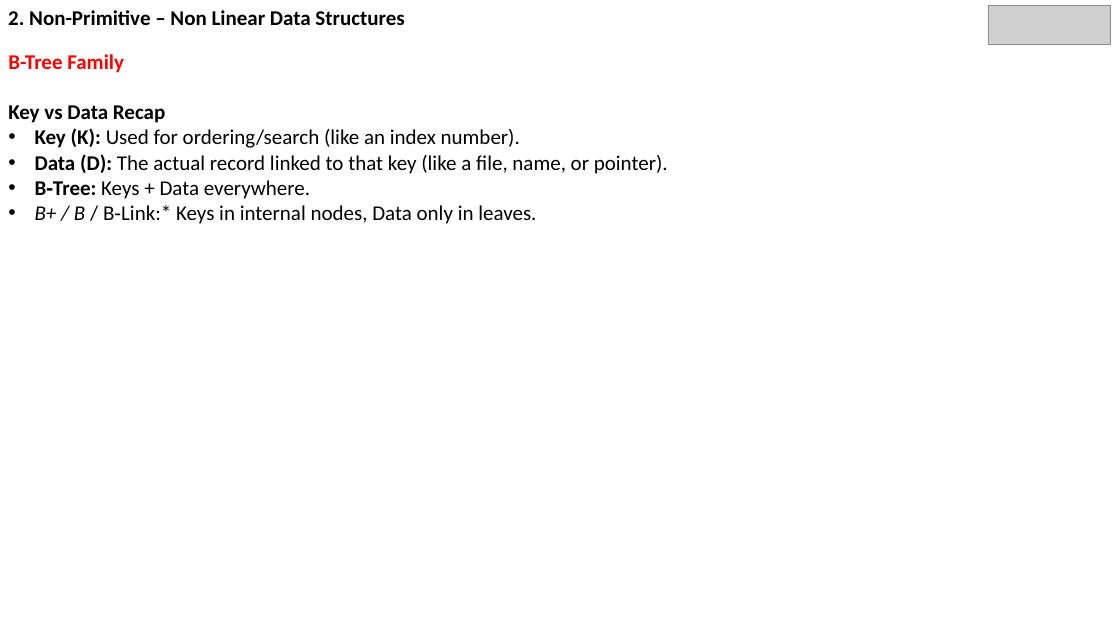
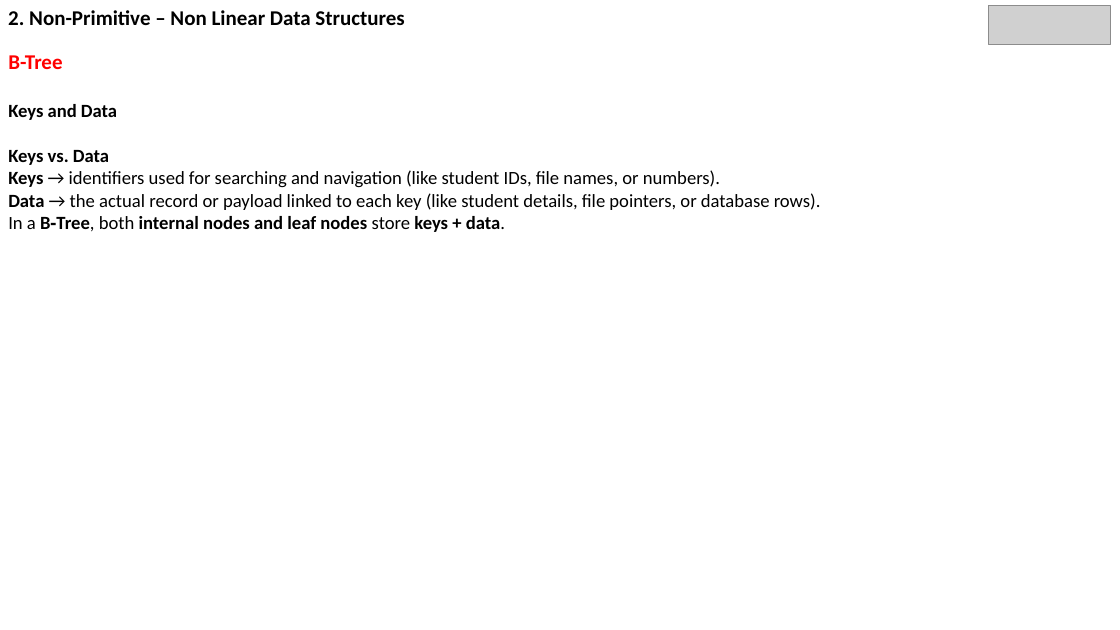
Before and after one commit to SMattaparthi-rgare/Non-Linear-Data-Structures-PPT, a slide deck: slide 7 of DataStructures3.pptx (slide 11 before the commit). Drawn at 1120x630 pixels with LibreOffice and Linux fonts; fonts in the diff are those of the drawing; grey boxes stand for pictures. Boxes give left, top, right and bottom in pixels: in the first picture for what was removed or moved away, otherwise in the second. Text is boxed around its words. In the diff, an @@ line names an element or a change of style, - is before the commit and + after.

```diff
--- a/DataStructures3.pptx
+++ b/DataStructures3.pptx
@@ text at (8, 55, 821, 232): text changed; size 18 to 16 pt @@
-B-Tree Family
-Key vs Data Recap
-• Key (K): Used for ordering/search (like an index number).
-• Data (D): The actual record linked to that key (like a file, name, or pointer).
-• B‑Tree: Keys + Data everywhere.
-• B+ / B / B‑Link:* Keys in internal nodes, Data only in leaves.
+B-Tree
+Keys and Data
+Keys vs. Data
+Keys → identifiers used for searching and navigation (like student IDs, file names, or numbers).
+Data → the actual record or payload linked to each key (like student details, file pointers, or database rows).
+In a B‑Tree, both internal nodes and leaf nodes store keys + data.
```
Also in this commit, not shown: 37 other slides changed, 7 slides added, 25 slides removed.
